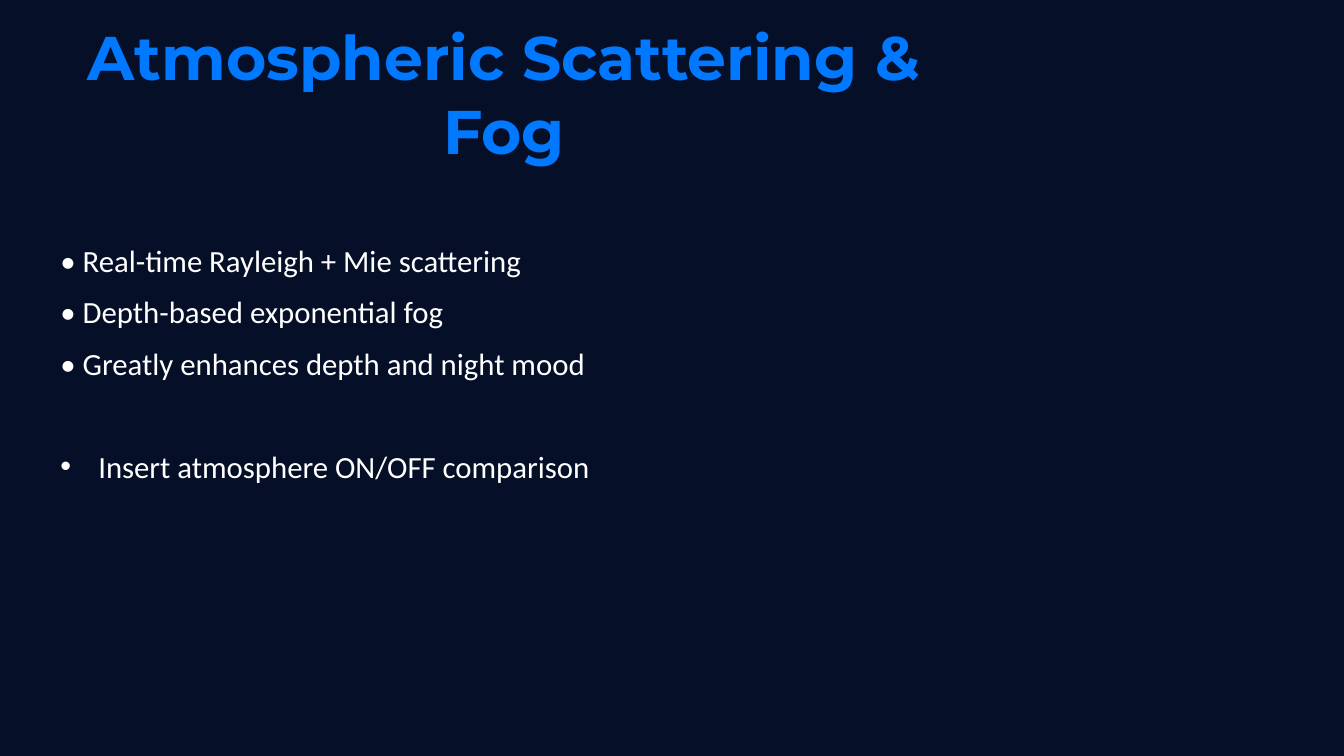
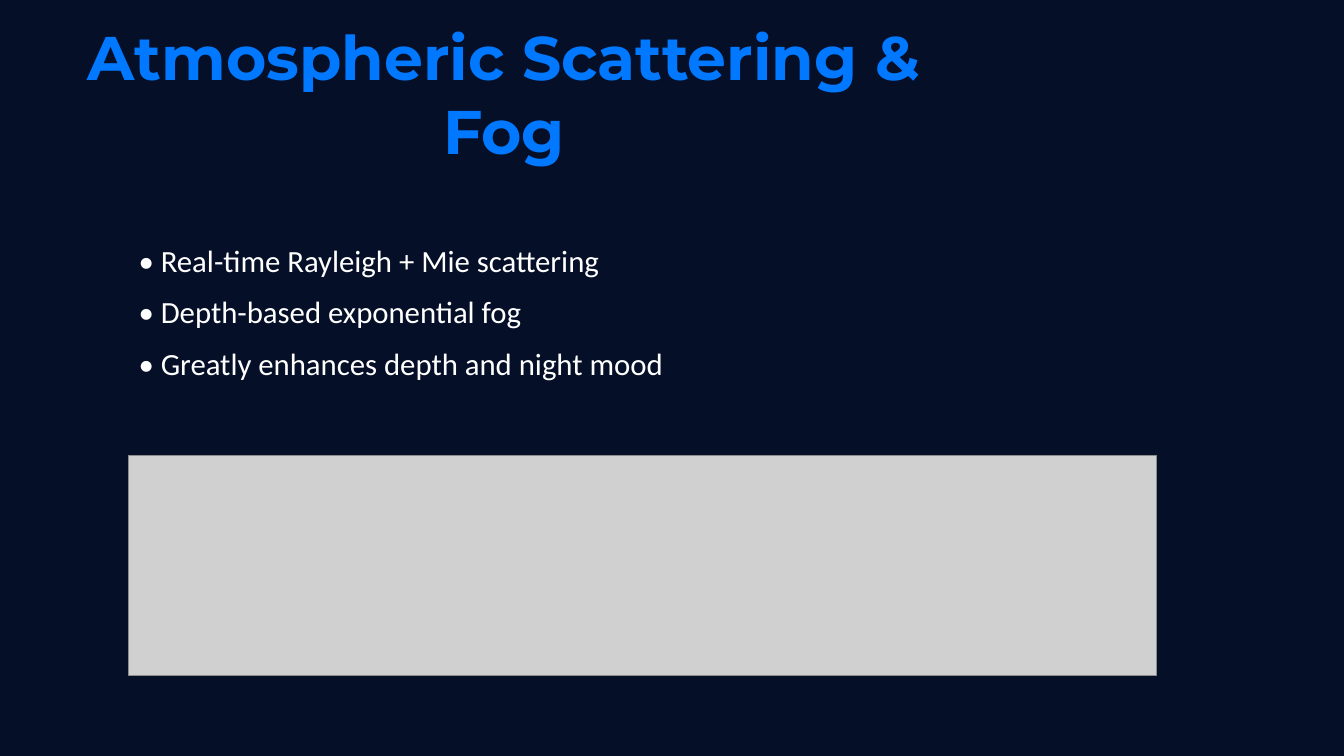
Before and after one commit to Morphex-Mo/COMP4422-Computer-Graphics-Proj, a slide deck: slide 8 of Star_Collector_Presentation_Perfect_16pages.pptx. Drawn at 1344x756 pixels with LibreOffice and Linux fonts; fonts in the diff are those of the drawing; grey boxes stand for pictures. Boxes give left, top, right and bottom in pixels: in the first picture for what was removed or moved away, otherwise in the second. Text is boxed around its words. In the diff, an @@ line names an element or a change of style, - is before the commit and + after.

```diff
--- a/Star_Collector_Presentation_Perfect_16pages.pptx
+++ b/Star_Collector_Presentation_Perfect_16pages.pptx
@@ text "• Real-time Rayleigh + Mie ...": place and size @@
-text "• Real-time Rayleigh + Mie ..." at [83,250,590,483]
+text "• Real-time Rayleigh + Mie ..." at [161,250,663,381]
@@ text at [98,456,590,483]: paragraph removed @@
-• Insert atmosphere ON/OFF comparison
@@ picture added at [128,456,1156,676] @@
```
Also in this commit, not shown: 13 other slides changed, 1 other file.
